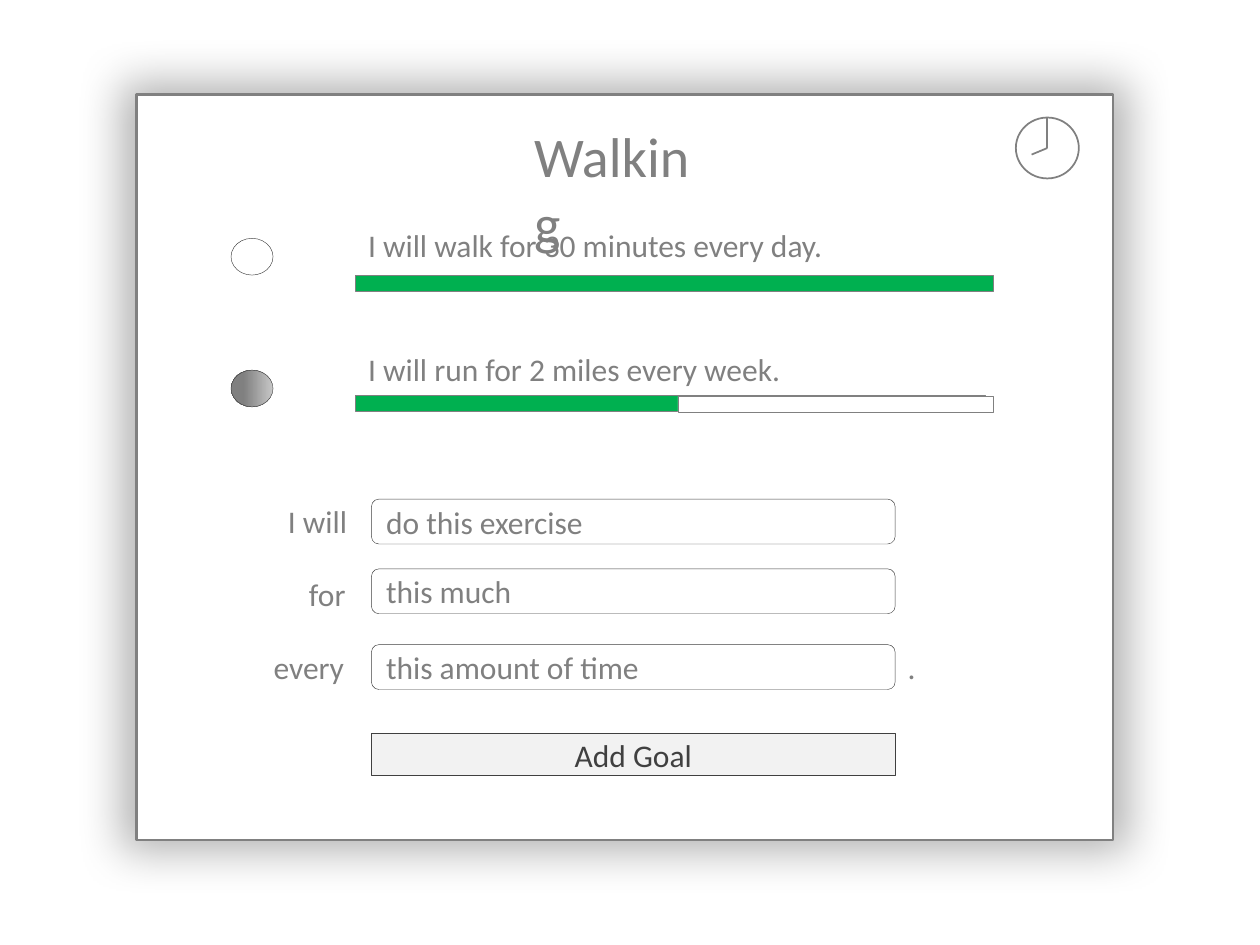
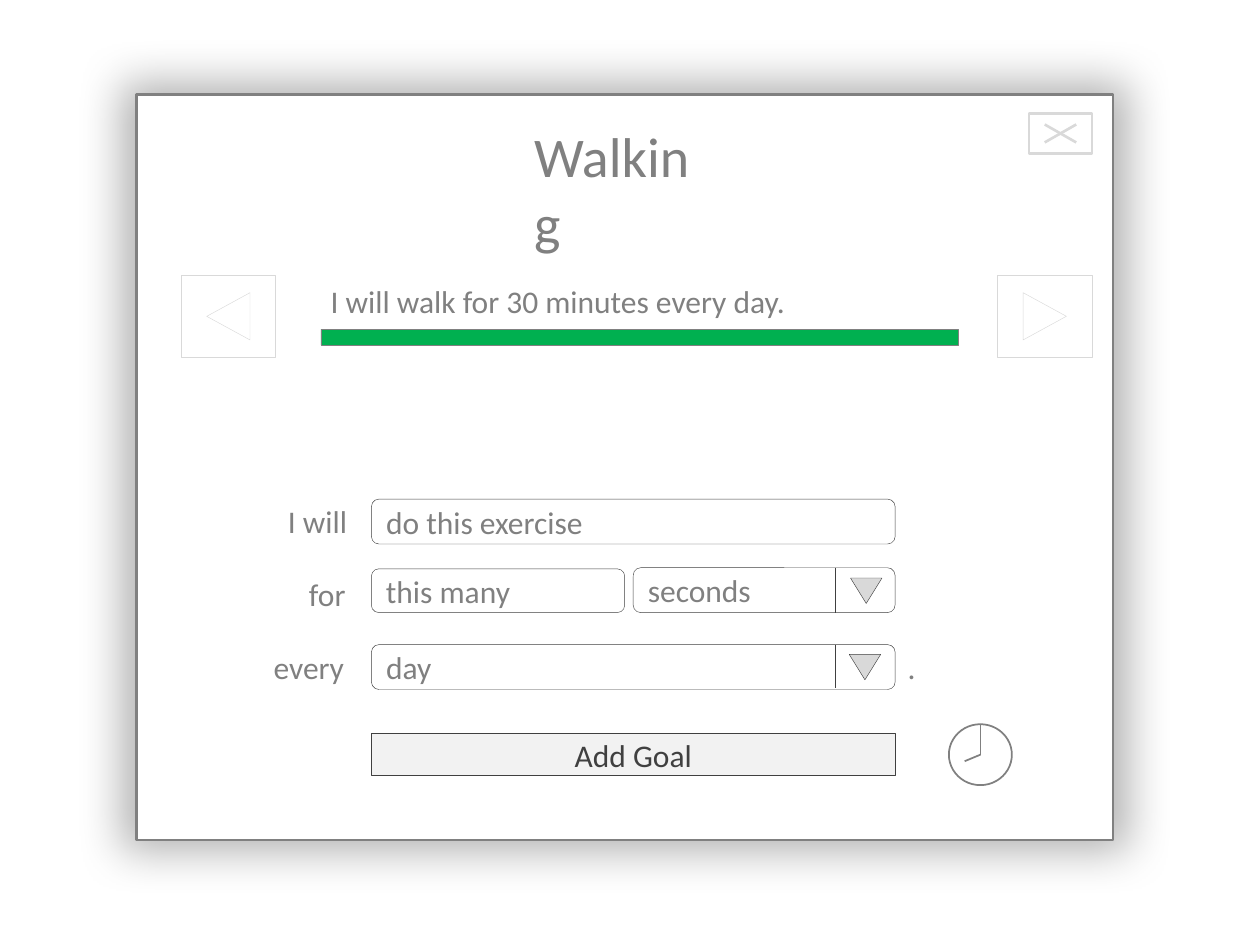
Before and after one commit to fxchen12/AlphaBrosPublic, a slide deck: slide 1 of docs/Mockups/Dashboard/Goals Additional.pptx. Drawn at 1260x945 pixels with LibreOffice and Linux fonts; fonts in the diff are those of the drawing; background and template pictures are left out. Boxes give left, top, right and bottom in pixels: in the first picture for what was removed or moved away, otherwise in the second. Text is boxed around its words. In the diff, an @@ line names an element or a change of style, - is before the commit and + after.

```diff
--- a/docs/Mockups/Dashboard/Goals Additional.pptx
+++ b/docs/Mockups/Dashboard/Goals Additional.pptx
@@ rectangle added at <box>1029,113,1092,154</box>, fill #FFFFFF, outline #D9D9D9 1.5 pt @@
@@ line added from (1045, 125) to (1076, 142), #D9D9D9 1.5 pt @@
@@ line added from (1076, 125) to (1045, 142), #D9D9D9 1.5 pt @@
@@ ellipse removed at <box>231,238,272,275</box> @@
@@ rectangle added at <box>181,276,276,358</box>, fill #FFFFFF, outline #D9D9D9 0.25 pt @@
@@ triangle added at <box>207,292,249,340</box>, outline #D9D9D9 0.25 pt @@
@@ text "I will walk for 30 ..." rewrapped from <box>368,231,822,262</box> to <box>331,291,785,318</box> @@
@@ rectangle added at <box>998,276,1092,358</box>, fill #FFFFFF, outline #D9D9D9 0.25 pt @@
@@ triangle added at <box>1023,292,1066,340</box>, outline #D9D9D9 0.25 pt @@
@@ rectangle: place and size @@
-rectangle at <box>355,275,993,291</box>
+rectangle at <box>321,329,959,345</box>
@@ text removed at <box>368,359,780,386</box> @@
-I will run for 2 miles every week.
@@ ellipse removed at <box>231,370,272,407</box> @@
@@ rectangle removed at <box>355,396,985,412</box> @@
@@ rectangle removed at <box>678,397,993,413</box> @@
@@ rounded rectangle added at <box>634,568,896,614</box>, fill #FFFFFF, outline #404040 0.25 pt, 18 pt, text #808080 @@
+seconds
@@ line added from (835, 568) to (835, 612), #404040 0.75 pt @@
@@ rounded rectangle "this many": place and size @@
-rounded rectangle "this many" at <box>372,570,896,615</box>
+rounded rectangle "this many" at <box>372,570,625,614</box>
@@ text in rounded rectangle at <box>386,581,510,608</box>: text changed @@
-this much
+this many
@@ triangle added at <box>850,578,882,604</box>, fill #D9D9D9, outline #404040 0.25 pt @@
@@ text in rounded rectangle at <box>386,657,431,684</box>: text changed @@
-this amount of time
+day
@@ line added from (835, 645) to (835, 688), #404040 0.75 pt @@
@@ triangle added at <box>849,654,881,679</box>, fill #D9D9D9, outline #404040 0.25 pt @@
@@ ellipse: place and size @@
-ellipse at <box>1016,117,1079,178</box>
+ellipse at <box>949,724,1012,785</box>
@@ line moved from (1047, 117) - (1047, 147) to (980, 724) - (980, 755) @@
@@ line moved from (1047, 147) - (1032, 155) to (980, 755) - (965, 761) @@
```
Also in this commit, not shown: 5 other files.
